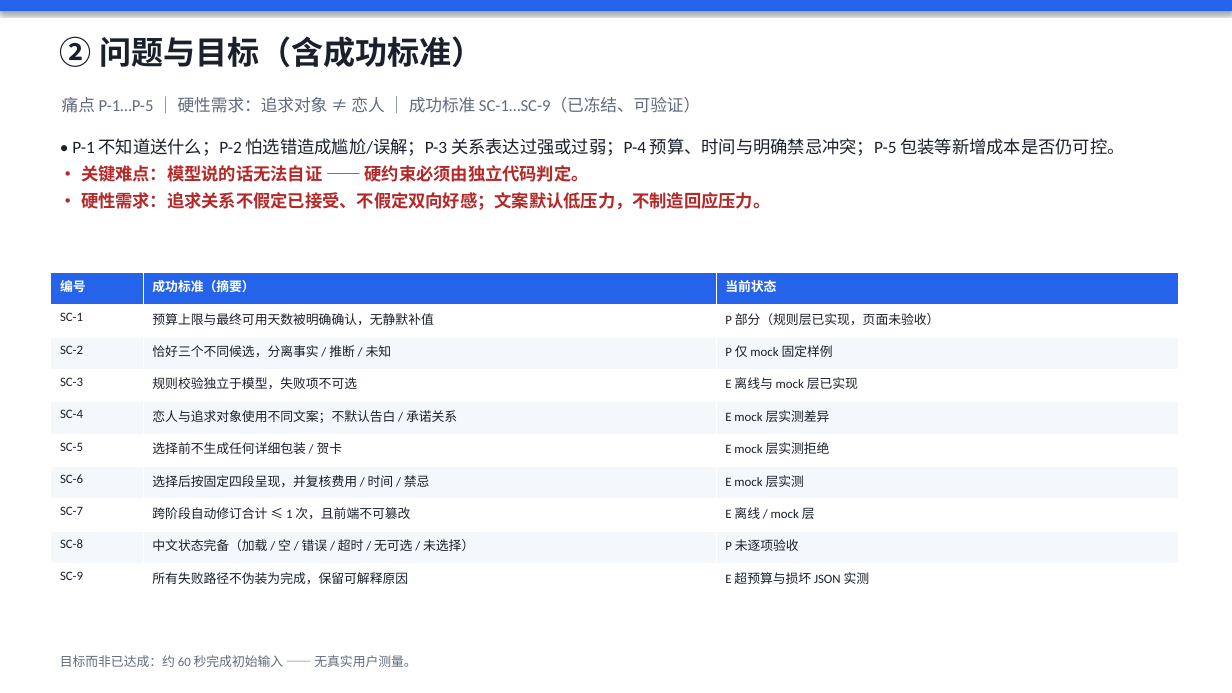
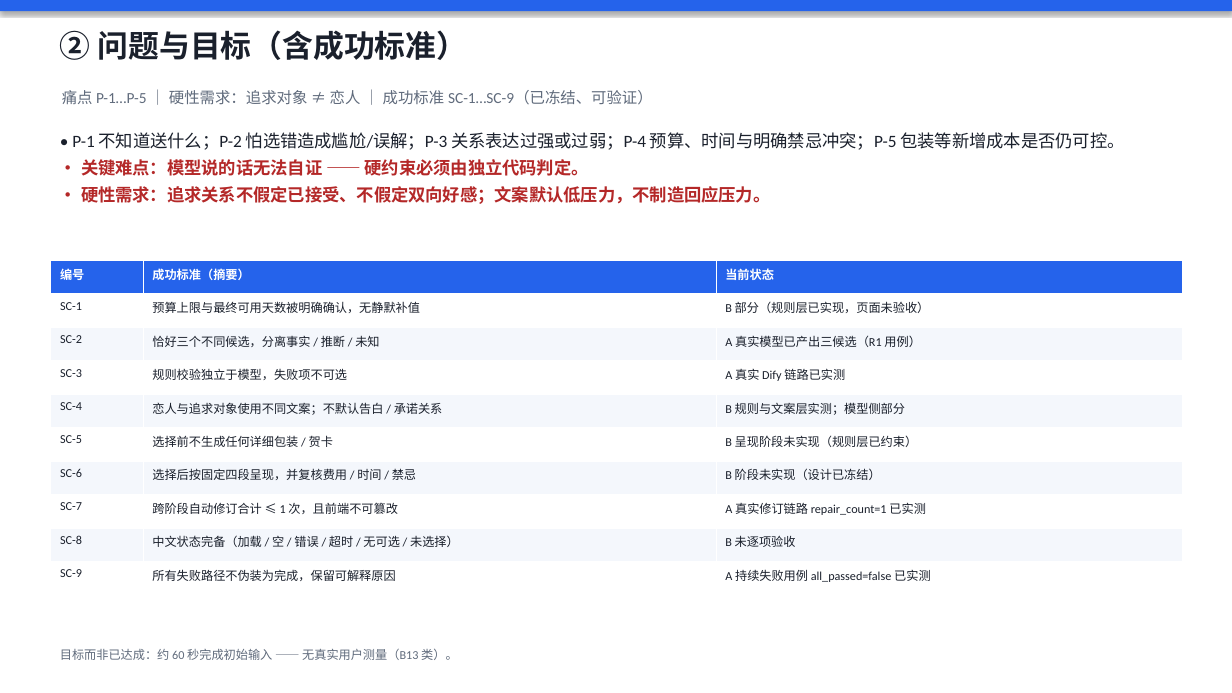
Before and after one commit to sunnyyang0822-stack/GiftWise-AI, a slide deck: slide 2 of docs/competition/答辩PPT-GiftWise.pptx. Drawn at 1232x693 pixels with LibreOffice and Linux fonts; fonts in the diff are those of the drawing. Boxes give left, top, right and bottom in pixels: in the first picture for what was removed or moved away, otherwise in the second. Text is boxed around its words. In the diff, an @@ line names an element or a change of style, - is before the commit and + after.

```diff
--- a/docs/competition/答辩PPT-GiftWise.pptx
+++ b/docs/competition/答辩PPT-GiftWise.pptx
@@ text "② 问题与目标（含成功标准）" at <box>60,30,468,60</box>: size 25 to 24 pt @@
@@ text "痛点 P-1…P-5 ｜ 硬性需求：追求对象 ≠ ...": place and size @@
-text "痛点 P-1…P-5 ｜ 硬性需求：追求对象 ≠ ..." at <box>62,97,700,113</box>
+text "痛点 P-1…P-5 ｜ 硬性需求：追求对象 ≠ ..." at <box>62,90,653,105</box>
@@ text "痛点 P-1…P-5 ｜ 硬性需求：追求对象 ≠ ..." at <box>62,90,653,105</box>: size 13 to 12 pt @@
@@ text "• P-1 不知道送什么；P-2 怕选错造成尴尬/误解；P-3 关系表达过强或过弱；P-4 ...": place and size @@
-text "• P-1 不知道送什么；P-2 怕选错造成尴尬/误解；P-3 关系表达过强或过弱；P-4 ..." at <box>72,138,1124,210</box>
+text "• P-1 不知道送什么；P-2 怕选错造成尴尬/误解；P-3 关系表达过强或过弱；P-4 ..." at <box>72,132,1125,204</box>
@@ table at <box>51,261,1183,595</box> @@
-row 2, column 3: P 部分（规则层已实现，页面未验收）
+row 2, column 3: B 部分（规则层已实现，页面未验收）
-row 3, column 3: P 仅 mock 固定样例
+row 3, column 3: A 真实模型已产出三候选（R1 用例）
-row 4, column 3: E 离线与 mock 层已实现
+row 4, column 3: A 真实 Dify 链路已实测
-row 5, column 3: E mock 层实测差异
+row 5, column 3: B 规则与文案层实测；模型侧部分
-row 6, column 3: E mock 层实测拒绝
+row 6, column 3: B 呈现阶段未实现（规则层已约束）
-row 7, column 3: E mock 层实测
+row 7, column 3: B 阶段未实现（设计已冻结）
-row 8, column 3: E 离线 / mock 层
+row 8, column 3: A 真实修订链路 repair_count=1 已实测
-row 9, column 3: P 未逐项验收
+row 9, column 3: B 未逐项验收
-row 10, column 3: E 超预算与损坏 JSON 实测
+row 10, column 3: A 持续失败用例 all_passed=false 已实测
@@ size 10 to 9.5 pt in "编号", "成功标准（摘要）", "当前状态", "SC-1" and 17 more places @@
@@ table: place and size @@
-table at <box>51,273,1178,596</box>
+table at <box>51,261,1183,595</box>
@@ text at <box>60,649,457,660</box>: text changed; size 10 to 9.5 pt @@
-目标而非已达成：约 60 秒完成初始输入 —— 无真实用户测量。
+目标而非已达成：约 60 秒完成初始输入 —— 无真实用户测量（B13 类）。
```
Also in this commit, not shown: 5 other slides changed, 2 slides added, 2 slides removed, 4 other files.
